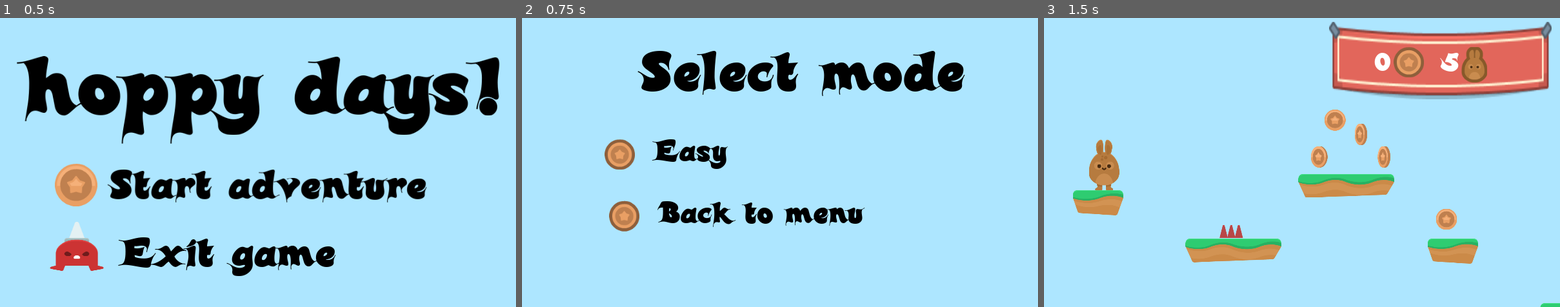
Above: before the commit, frames 1-3 (left to right).
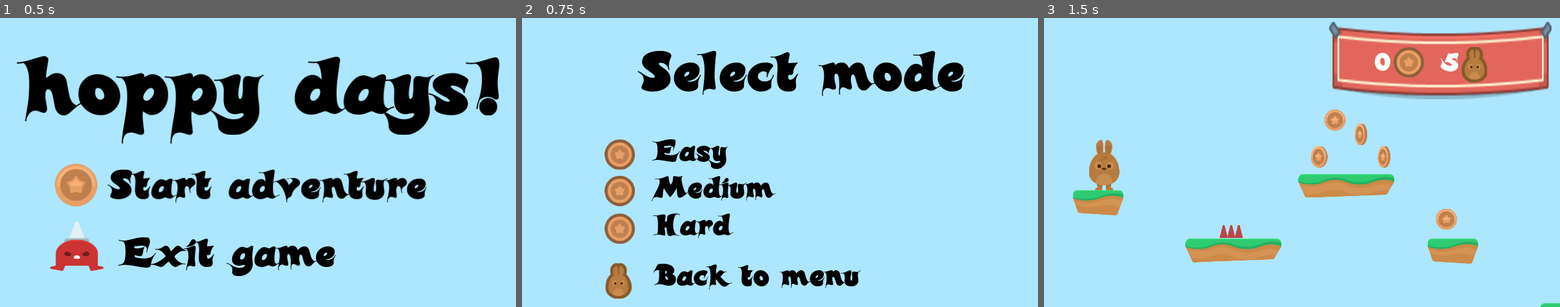
Above: after the commit, the same moments.

Repository: keyWorlds/hoppyDays
Game: Godot game, scene res://Scenes/Menu.tscn
The game is run twice, just before and just after one commit, with the same random seed, the same clock (stepped at 60 frames per second) and the same inputs.
Inputs:
- Up to frame 1 (0.5 s): no input
- Up to frame 2 (0.75 s): click "Start adventure" at 0.5 s
- Up to frame 3 (1.5 s): click "Easy" (after the commit: "Medium") at 1.25 s

Frame 1 is identical in both runs. In frame 2, 6.2% of the frame differs, in the area x 16-67%, y 54-98%; in frame 3, nothing differs.

Commit message:
fix back navigation, mode selection WIP

Diff:
--- a/project/Scenes/SelectMode.tscn
+++ b/project/Scenes/SelectMode.tscn
@@ -1,9 +1,10 @@
-[gd_scene load_steps=7 format=2]
+[gd_scene load_steps=8 format=2]
 
 [ext_resource path="res://Scripts/SelectMode.gd" type="Script" id=1]
 [ext_resource path="res://Assets/GFX/Background/bg_layer1.png" type="Texture" id=2]
 [ext_resource path="res://Assets/Fonts/candles_.ttf" type="DynamicFontData" id=3]
 [ext_resource path="res://Assets/GFX/HUD/coin_bronze.png" type="Texture" id=4]
+[ext_resource path="res://Assets/GFX/HUD/lifes.png" type="Texture" id=5]
 
 [sub_resource type="DynamicFont" id=1]
 size = 110
@@ -55,12 +56,50 @@
 custom_colors/font_color = Color( 0, 0, 0, 1 )
 text = "Easy"
 
+[node name="MediumButton" type="TextureButton" parent="."]
+margin_left = 163.5
+margin_top = 339.0
+margin_right = 223.5
+margin_bottom = 400.0
+texture_normal = ExtResource( 4 )
+__meta__ = {
+"_edit_group_": true
+}
+
+[node name="Label" type="Label" parent="MediumButton"]
+margin_left = 95.9999
+margin_top = -7.49997
+margin_right = 244.0
+margin_bottom = 69.5
+custom_fonts/font = SubResource( 2 )
+custom_colors/font_color = Color( 0, 0, 0, 1 )
+text = "Medium"
+
+[node name="HardButton" type="TextureButton" parent="."]
+margin_left = 163.5
+margin_top = 414.0
+margin_right = 223.5
+margin_bottom = 475.0
+texture_normal = ExtResource( 4 )
+__meta__ = {
+"_edit_group_": true
+}
+
+[node name="Label" type="Label" parent="HardButton"]
+margin_left = 95.9999
+margin_top = -7.49997
+margin_right = 244.0
+margin_bottom = 69.5
+custom_fonts/font = SubResource( 2 )
+custom_colors/font_color = Color( 0, 0, 0, 1 )
+text = "Hard"
+
 [node name="BackButton" type="TextureButton" parent="."]
-margin_left = 172.5
-margin_top = 388.5
-margin_right = 232.5
-margin_bottom = 449.5
-texture_normal = ExtResource( 4 )
+margin_left = 165.0
+margin_top = 513.0
+margin_right = 225.0
+margin_bottom = 574.0
+texture_normal = ExtResource( 5 )
 __meta__ = {
 "_edit_group_": true
 }
@@ -75,4 +114,6 @@
 text = "Back to menu"
 
 [connection signal="pressed" from="EasyButton" to="." method="_on_EasyButton_pressed"]
+[connection signal="pressed" from="MediumButton" to="." method="_on_EasyButton_pressed"]
+[connection signal="pressed" from="HardButton" to="." method="_on_EasyButton_pressed"]
 [connection signal="pressed" from="BackButton" to="." method="_on_BackButton_pressed"]
--- a/project/Scripts/GameState.gd
+++ b/project/Scripts/GameState.gd
@@ -5,6 +5,10 @@
 
 var life_points
 var coins = 0
+
+enum GameModes { EASY }
+
+var gameMode = GameModes.EASY
 
 onready var GUI = Global.GUI
 
@@ -51,3 +55,15 @@
 
 func _on_Portal_body_entered(body):
 	victory()
+
+func setModeEasy():
+	print("Game mode is " + gameMode)
+	get_tree().change_scene(Global.Level1)
+
+func setModeMedium():
+	gameMode = GameModes.MEDIUM
+	print("Game mode is " + gameMode)
+
+func setModeHard():
+	gameMode = GameModes.HARD
+	print("Game mode is " + gameMode)
--- a/project/Scripts/Global.gd
+++ b/project/Scripts/Global.gd
@@ -6,7 +6,7 @@
 var JumpSFX
 var HurtSFX
 
-var MainMenu = "res://Scenes/MainMenu.tscn"
+var MainMenu = "res://Scenes/Menu.tscn"
 var Level1 = "res://Scenes/Level1.tscn"
 var SelectMode = "res://Scenes/SelectMode.tscn"
 var GameOver = "res://Scenes/GameOver.tscn"
--- a/project/Scripts/SelectMode.gd
+++ b/project/Scripts/SelectMode.gd
@@ -1,9 +1,12 @@
 extends Control
 
-
-
 func _on_EasyButton_pressed():
-	get_tree().change_scene(Global.Level1)
+	setModeAndStart()
 
 func _on_BackButton_pressed():
 	get_tree().change_scene(Global.MainMenu)
+
+func setModeAndStart():
+	#Global.GameState.the_end()
+	# nonexistent function?!?!
+	get_tree().change_scene(Global.Level1)
